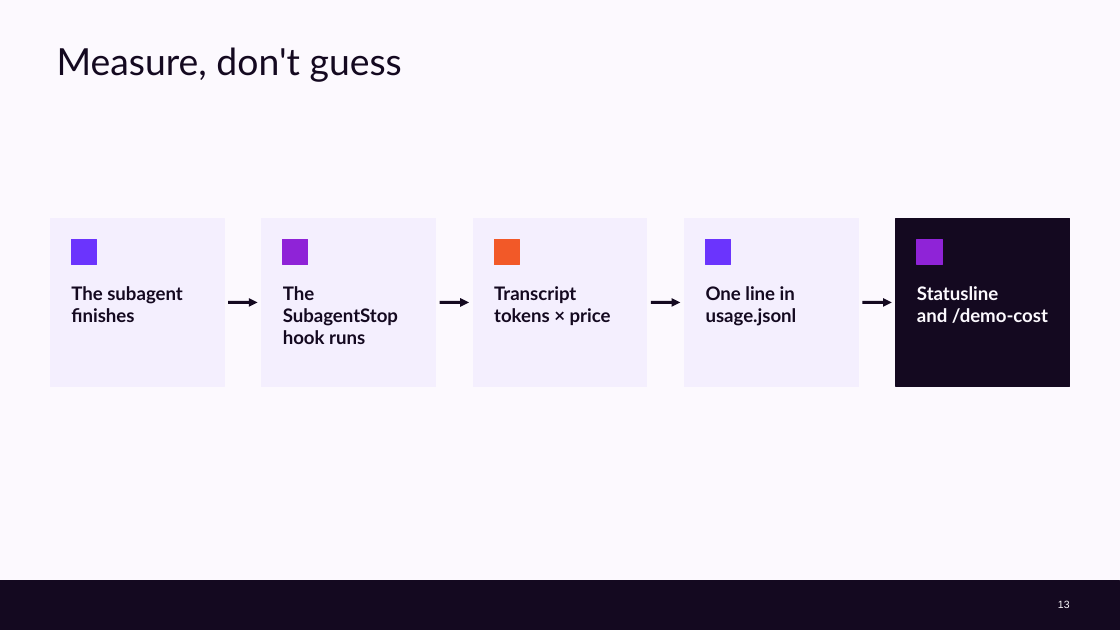
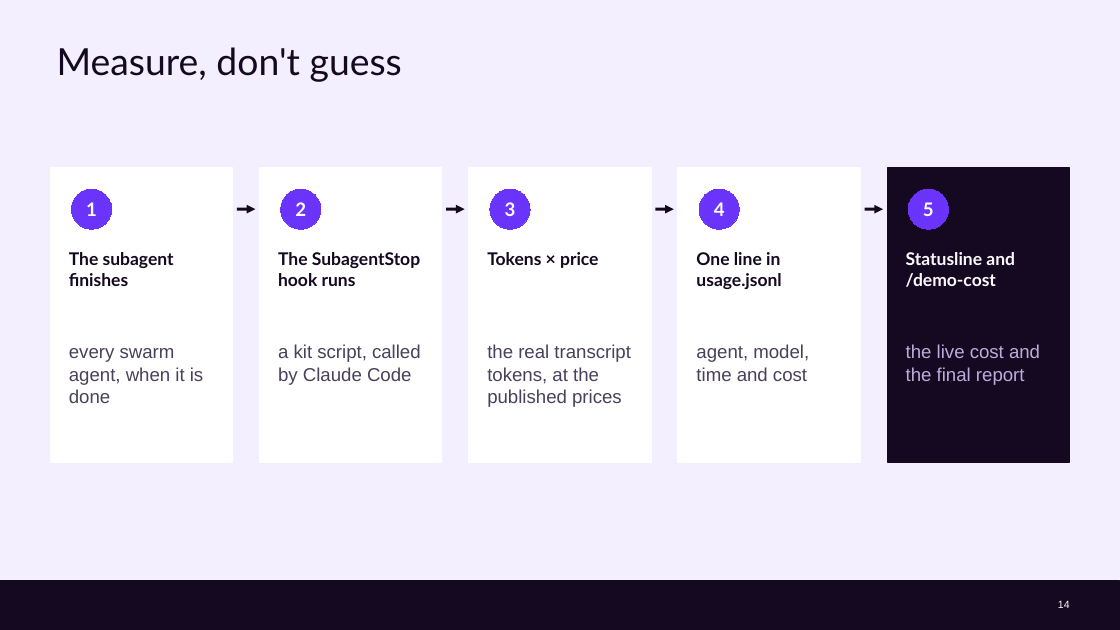
Before and after one commit to cx-guilherme-pinto/workshop-claude, a slide deck: slide 14 of slides/workshop.en.pptx (slide 13 before the commit). Drawn at 1120x630 pixels with LibreOffice and Linux fonts; fonts in the diff are those of the drawing; background and template pictures are left out. Boxes give left, top, right and bottom in pixels: in the first picture for what was removed or moved away, otherwise in the second. Text is boxed around its words. In the diff, an @@ line names an element or a change of style, - is before the commit and + after.

```diff
--- a/slides/workshop.en.pptx
+++ b/slides/workshop.en.pptx
@@ background #FCF9FE to #F4EFFE @@
@@ rectangle: place and size @@
-rectangle at box(50, 218, 224, 386)
+rectangle at box(50, 168, 233, 462)
@@ rectangle: place and size @@
-rectangle at box(262, 218, 436, 386)
+rectangle at box(260, 168, 442, 462)
@@ rectangle: place and size @@
-rectangle at box(473, 218, 647, 386)
+rectangle at box(469, 168, 651, 462)
@@ fill #F4EFFE to #FFFFFF; outline #F4EFFE 1 pt to #FFFFFF 1 pt in 4 elements at box(50, 168, 233, 462), box(469, 168, 651, 462), box(260, 168, 442, 462), box(678, 168, 860, 462) @@
@@ rectangle: place and size @@
-rectangle at box(685, 218, 859, 386)
+rectangle at box(678, 168, 860, 462)
@@ rectangle: place and size @@
-rectangle at box(897, 218, 1070, 386)
+rectangle at box(887, 168, 1070, 462)
@@ ellipse added at box(71, 189, 112, 229), fill #6B34FD, outline #6B34FD 0.75 pt, 16 pt, text #FFFFFF, bold @@
+1
@@ arrow moved from (229, 302) - (258, 302) to (237, 209) - (255, 209) @@
@@ ellipse added at box(281, 189, 321, 229), fill #6B34FD, outline #6B34FD 0.75 pt, 16 pt, text #FFFFFF, bold @@
+2
@@ arrow moved from (439, 302) - (469, 302) to (446, 209) - (465, 209) @@
@@ ellipse added at box(490, 189, 530, 229), fill #6B34FD, outline #6B34FD 0.75 pt, 16 pt, text #FFFFFF, bold @@
+3
@@ arrow moved from (651, 302) - (681, 302) to (655, 209) - (674, 209) @@
@@ ellipse added at box(699, 189, 739, 229), fill #6B34FD, outline #6B34FD 0.75 pt, 16 pt, text #FFFFFF, bold @@
+4
@@ arrow moved from (863, 302) - (892, 302) to (865, 209) - (883, 209) @@
@@ ellipse added at box(908, 189, 949, 229), fill #6B34FD, outline #6B34FD 0.75 pt, 16 pt, text #FFFFFF, bold @@
+5
@@ rectangle removed at box(71, 239, 97, 265) @@
@@ rectangle removed at box(283, 239, 308, 265) @@
@@ rectangle removed at box(494, 239, 519, 265) @@
@@ rectangle removed at box(706, 239, 731, 265) @@
@@ rectangle removed at box(918, 239, 943, 265) @@
@@ text "The subagent finishes": place and size @@
-text "The subagent finishes" at box(71, 286, 183, 322)
+text "The subagent finishes" at box(69, 252, 174, 286)
@@ text "The SubagentStop hook runs": place and size @@
-text "The SubagentStop hook runs" at box(283, 286, 398, 344)
+text "The SubagentStop hook runs" at box(278, 252, 420, 286)
@@ text at box(487, 252, 599, 268): text changed; size 16 to 15 pt @@
-Transcript tokens × price
+Tokens × price
@@ text "One line in usage.jsonl": place and size @@
-text "One line in usage.jsonl" at box(706, 286, 797, 326)
+text "One line in usage.jsonl" at box(696, 252, 781, 289)
@@ size 16 to 15 pt in 4 elements at box(69, 252, 174, 286), box(696, 252, 781, 289), box(278, 252, 420, 286), box(906, 252, 1015, 287) @@
@@ text "Statusline and /demo-cost": place and size @@
-text "Statusline and /demo-cost" at box(917, 286, 1048, 323)
+text "Statusline and /demo-cost" at box(906, 252, 1015, 287)
@@ text added at box(69, 348, 203, 403), 16 pt, text #4A405A @@
+every swarm agent, when it is done
@@ text added at box(278, 344, 421, 385), 16 pt, text #4A405A @@
+a kit script, called by Claude Code
@@ text added at box(487, 344, 631, 407), 16 pt, text #4A405A @@
+the real transcript tokens, at the published prices
@@ text added at box(696, 344, 809, 381), 16 pt, text #4A405A @@
+agent, model, time and cost
@@ text added at box(906, 344, 1040, 385), 16 pt, text #B9AEDB @@
+the live cost and the final report
@@ page number at box(1058, 600, 1070, 608): text changed @@
-13
+14
```
Also in this commit, not shown: 41 other slides changed, 1 slide added, 16 other files.
